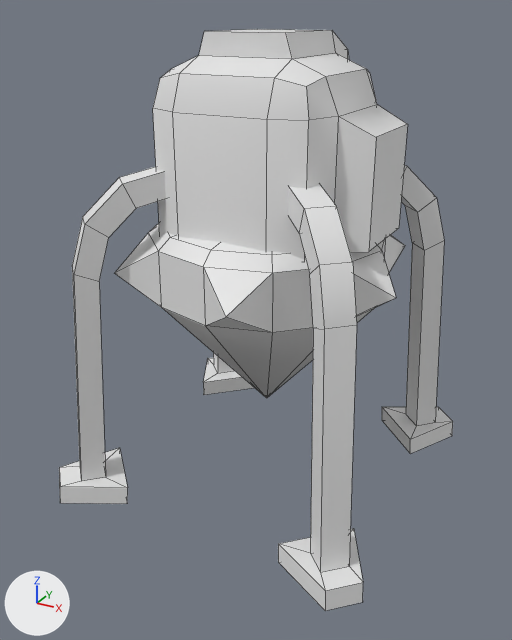
Before and after pictures for a commit that changed the FBX model Assets/Goat/Models/Scifi Kit/FarmMetal.fbx.
Both versions are drawn from a 50 mm lens placed at (1.7, -3.21, 2.51), pointed at (0.0, -0.12, 0.97). Lighting does not change. The marker at lower left points along +X, +Y and +Z. Both versions are drawn at frame 2 of the action 'FarmMetal(Drill)|DoorOutside(Door1)Action'; the numbers are the values there. Mesh edges are drawn as thin lines. Vertices at the same position are counted once.

The first picture shows 'FarmMetal', 'FarmMetal(Drill)'.
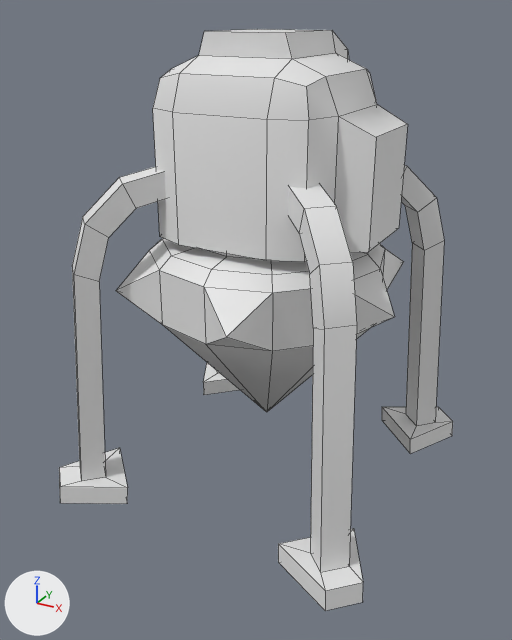
What differs and where, as boxes (x1, y1, x2, y2) in the pictures (512 x 640 px):
'FarmMetal(Drill)', moved, turned, rescaled
    before: (115, 223, 405, 398)
    after: (116, 238, 403, 412)

Patch to the scene script:
```diff
--- a/Assets/Goat/Models/Scifi Kit/FarmMetal.fbx.py
+++ b/Assets/Goat/Models/Scifi Kit/FarmMetal.fbx.py
@@ me_cube_009 @@
 me_cube_009.from_pydata(...)  # 67 vertices, 78 faces; spans x -79.0..79.0, y 35.0..158.0, z -79.0..79.0
 # used by ob_farmmetal_drill; location = (0.0, 0.0, 0.072); rotation_euler = (1.571, 0.0, 0.0), in degrees (90, 0, 0); scale = (0.01, 0.01, 0.01)
+# me_cube_009 part 1: the whole mesh is turned 90 degrees about the x axis through the mesh origin and scaled by 0.01
 me_cube_009.materials.append(mat_vertcolor)
@@ ob_farmmetal_drill @@
 ob_farmmetal_drill = bpy.data.objects.new('FarmMetal(Drill)', me_cube_009)
-ob_farmmetal_drill.location = (0.0, 0.0, 0.072)
-ob_farmmetal_drill.rotation_euler = (1.571, 0.0, 0.0)  # degrees (90, 0, 0)
-ob_farmmetal_drill.scale = (0.01, 0.01, 0.01)
+ob_farmmetal_drill.location = (0.0, 0.0, -0.024)
```
